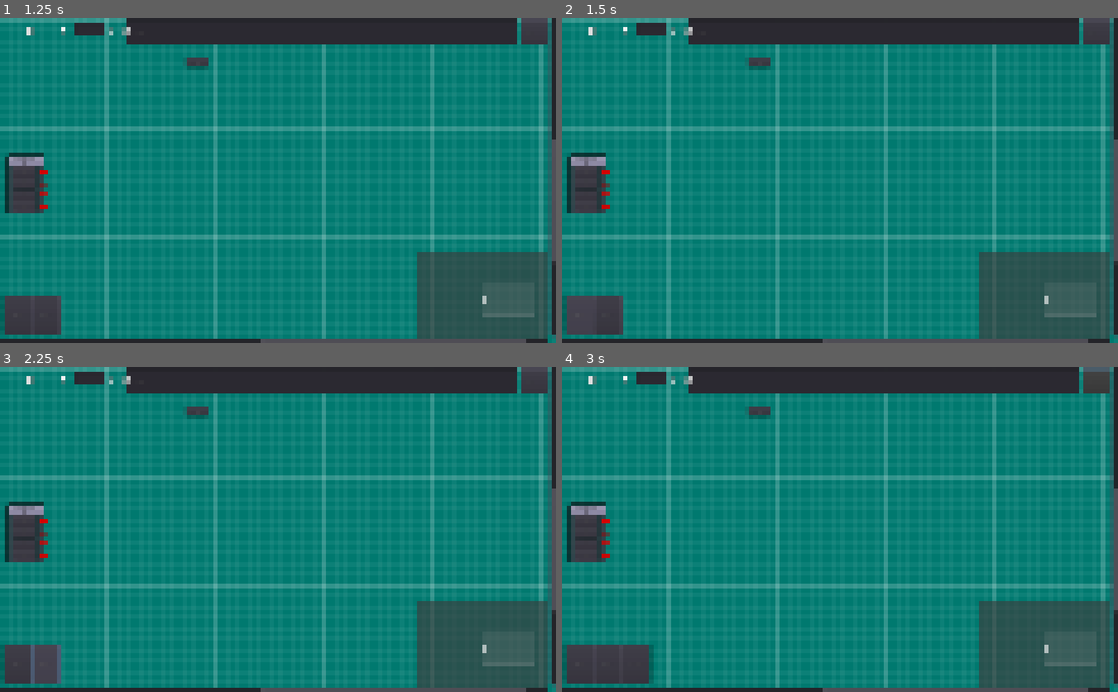
Above: before the commit, frames 1-4 (two rows, left to right).
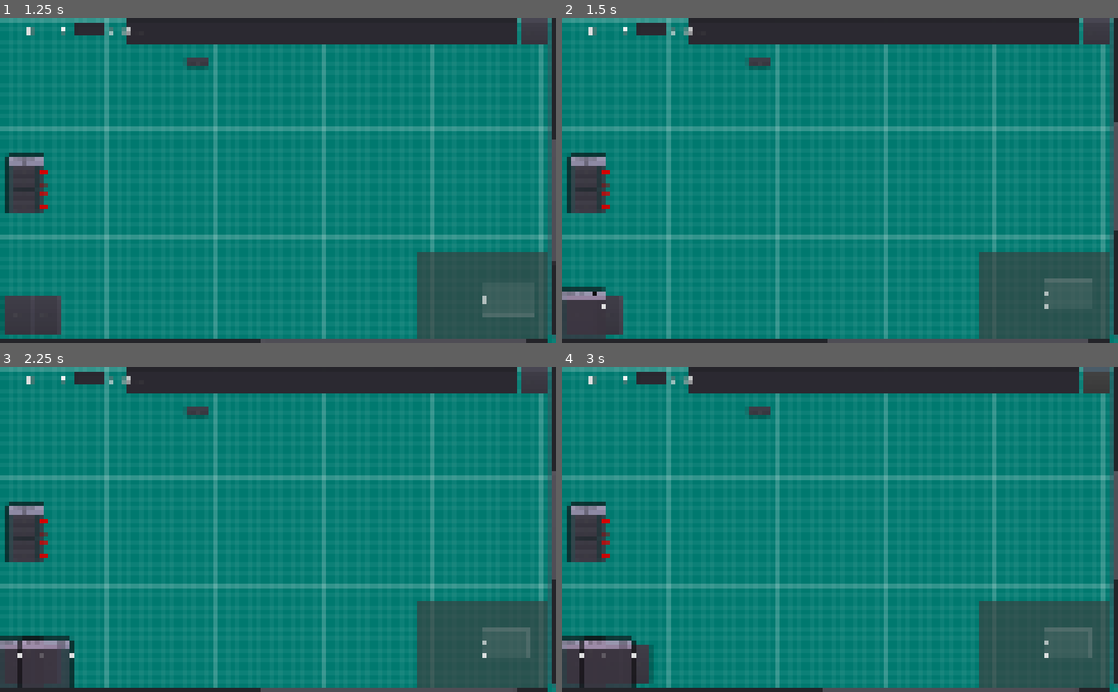
Above: after the commit, the same moments.

Repository: BWalby/LogicGates
Game: Godot game, scene res://Scenes/SandBox.tscn
The game is run twice, just before and just after one commit, with the same random seed, the same clock (stepped at 60 frames per second) and the same inputs.
Inputs (mouse positions are in pixels of both pictures, inside the frame that each line leads up to):
- Up to frame 1 (1.25 s): click (322, 31) at 0.52 s; type "Alex" at 0.6 s
- Up to frame 2 (1.5 s): click "AND" at 1.25 s
- Up to frame 3 (2.25 s): click "NOT" at 2 s
- Up to frame 4 (3 s): click "Add" at 2.75 s

Frame 1 is identical in both runs. In frame 2, 0.9% of the frame differs, in the area x 0-100%, y 32-100%; in frame 3, 1.7%; in frame 4, 1.4%.
Error before the commit: Parse Error: A non-void function must return a value in all possible paths. (res://Scripts/Components/ComponentController.gd:109)

Commit message:
Fix for type definition loading. Printing version on file load.

Diff:
--- a/Scripts/Components/ComponentController.gd
+++ b/Scripts/Components/ComponentController.gd
@@ -46,13 +46,11 @@
 	load_components(components_dict)
 
 func load_definitions(dictionaries: Array) -> void:
+	var strategy = ComponentTypeDefinitionLoadStrategy.new()
 	for dictionary in dictionaries:
-		var definition = load_definition(dictionary)
+		validate_definition_dictionary(dictionary)
+		var definition = strategy.load(dictionary)
 		add_definition(definition)
-
-func load_definition(strategy: ComponentTypeDefinitionLoadStrategy, dict: Dictionary) -> ComponentTypeDefinition:
-	validate_definition_dictionary(dict)
-	return strategy.load(dict)
 
 func load_components(dictionaries: Array) -> void:
 	var strategy = ComponentLoadStrategy.new()
@@ -108,11 +106,16 @@
 
 func generate_type_definition_dictionaries() -> Array:
 	var strategy = ComponentTypeDefinitionSaveStrategy.new()
+	var dictionaries = []
+	for type_def in type_definitions.values():
+		dictionaries.append(strategy.generate_data_dict(type_def))
+
+	return dictionaries
 
 func generate_component_dictionaries() -> Array:
 	var strategy = ComponentSaveStrategy.new()
 	var dictionaries = []
-	for component in self.components.values():
+	for component in components.values():
 		dictionaries.append(strategy.generate_dict(component))
 
 	return dictionaries
--- a/Scripts/Persistence/Persistence.gd
+++ b/Scripts/Persistence/Persistence.gd
@@ -41,11 +41,13 @@
 		var line = data_file.get_line()
 		var data = parse_json(line)
 
-		if index == 0:
+		if index == version_line_index:
 				version = parse_json(line)
 		elif typeof(data) == TYPE_DICTIONARY:
 			loaded_data.append(data)
 
 		index = index + 1
 
+	print("loaded: %s, version: (%s)" % [file_path, version])
+
 	return loaded_data
--- a/project.godot
+++ b/project.godot
@@ -69,7 +69,7 @@
 "language": "GDScript",
 "path": "res://Scripts/Nodes/CustomGraphNode.gd"
 }, {
-"base": "LoadStrategy",
+"base": "ComponentLoadStrategy",
 "class": "CustomGraphNodeLoadStrategy",
 "language": "GDScript",
 "path": "res://Scripts/Persistence/CustomGraphNodeLoadStrategy.gd"
